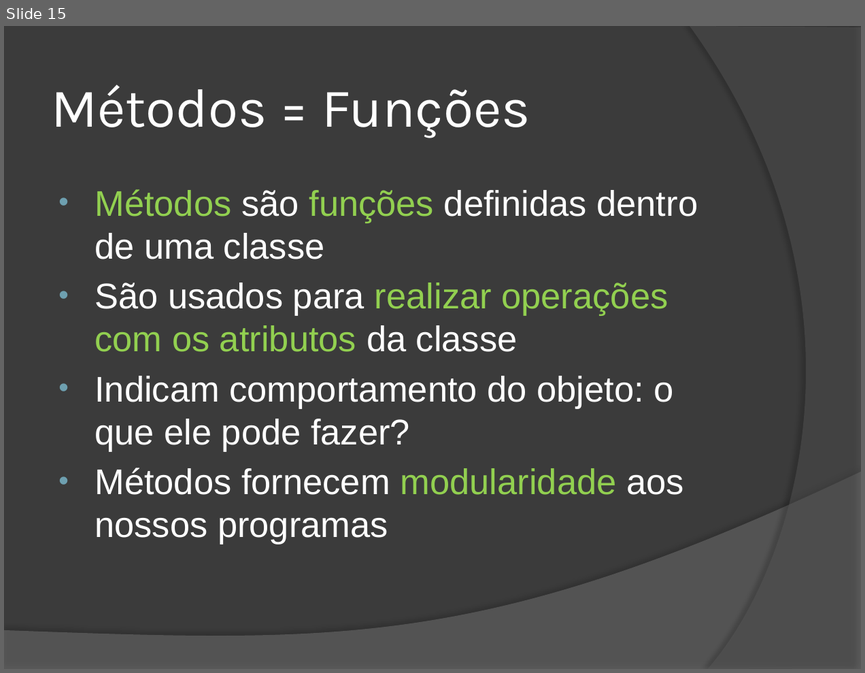
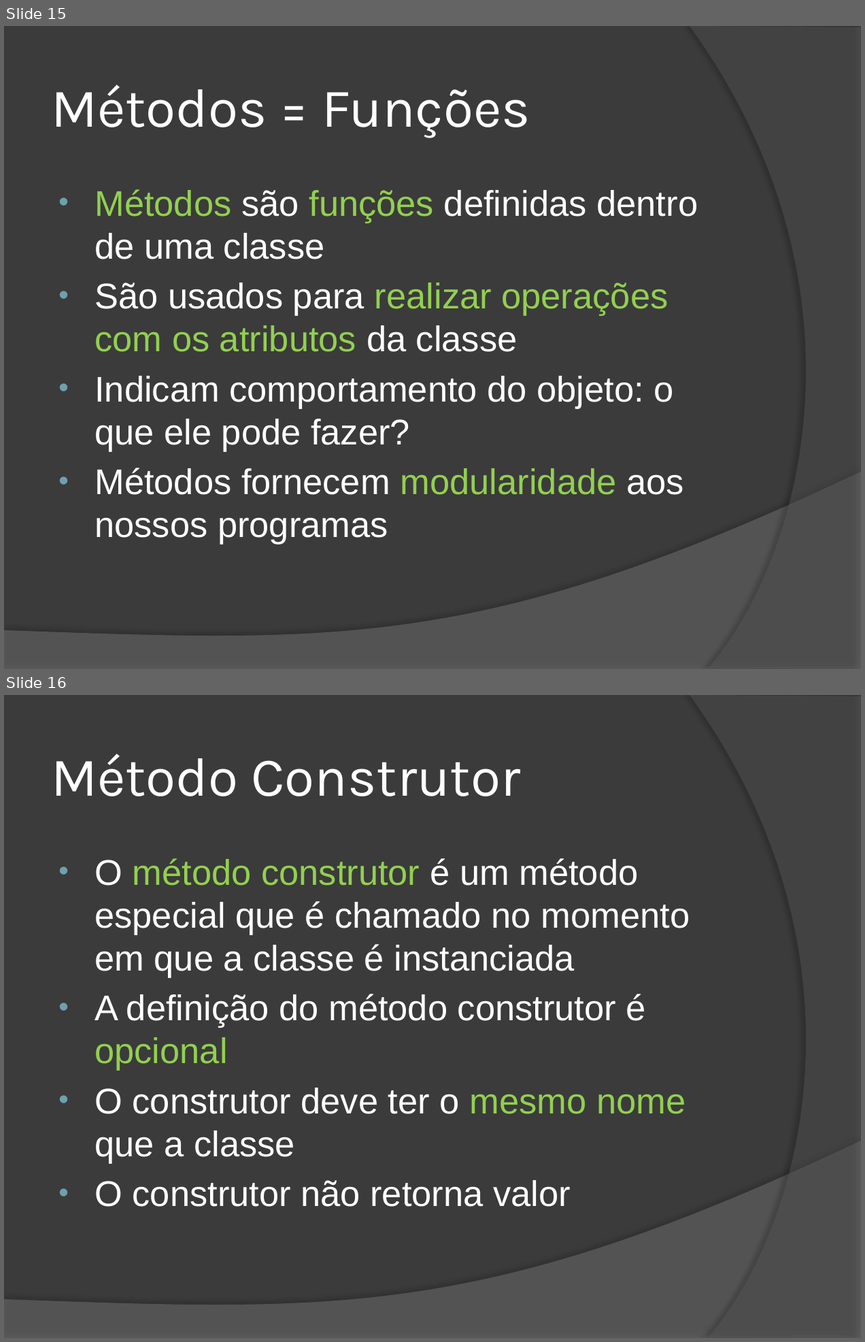
Before and after one commit to wind39/wind39.github.io, a slide deck: curso/modulo2capitulo1.pptx. Shown one above the other, each under a label of ours: slide 15 before the commit, slides 15 and 16 after it. The pictures are 865x673 and 865x1342 pixels, drawn with LibreOffice and Linux fonts; fonts in the diff are those of the drawing. Boxes give left, top, right and bottom in pixels: in the first picture for what was removed or moved away, otherwise in the second. Text is boxed around its words. In the diff, an @@ line names an element or a change of style, - is before the commit and + after.

```diff
--- a/curso/modulo2capitulo1.pptx
+++ b/curso/modulo2capitulo1.pptx
@@ slide 16 added at (x1=4, y1=695, x2=861, y2=1338), background #3B3B3B; not listed: 2 template elements that a slide beside it also shows @@
@@ title added at (x1=51, y1=753, x2=520, y2=796), 46 pt, text #FFFFFF @@
+Método Construtor
@@ text added at (x1=94, y1=858, x2=690, y2=1206), 30 pt, text #FFFFFF @@
+• O método construtor é um método especial que é chamado no momento em que a classe é instanciada
+• A definição do método construtor é opcional
+• O construtor deve ter o mesmo nome que a classe
+• O construtor não retorna valor
```
Also in this commit, not shown: 2 slides changed, 7 other slides added, 3 other files.
